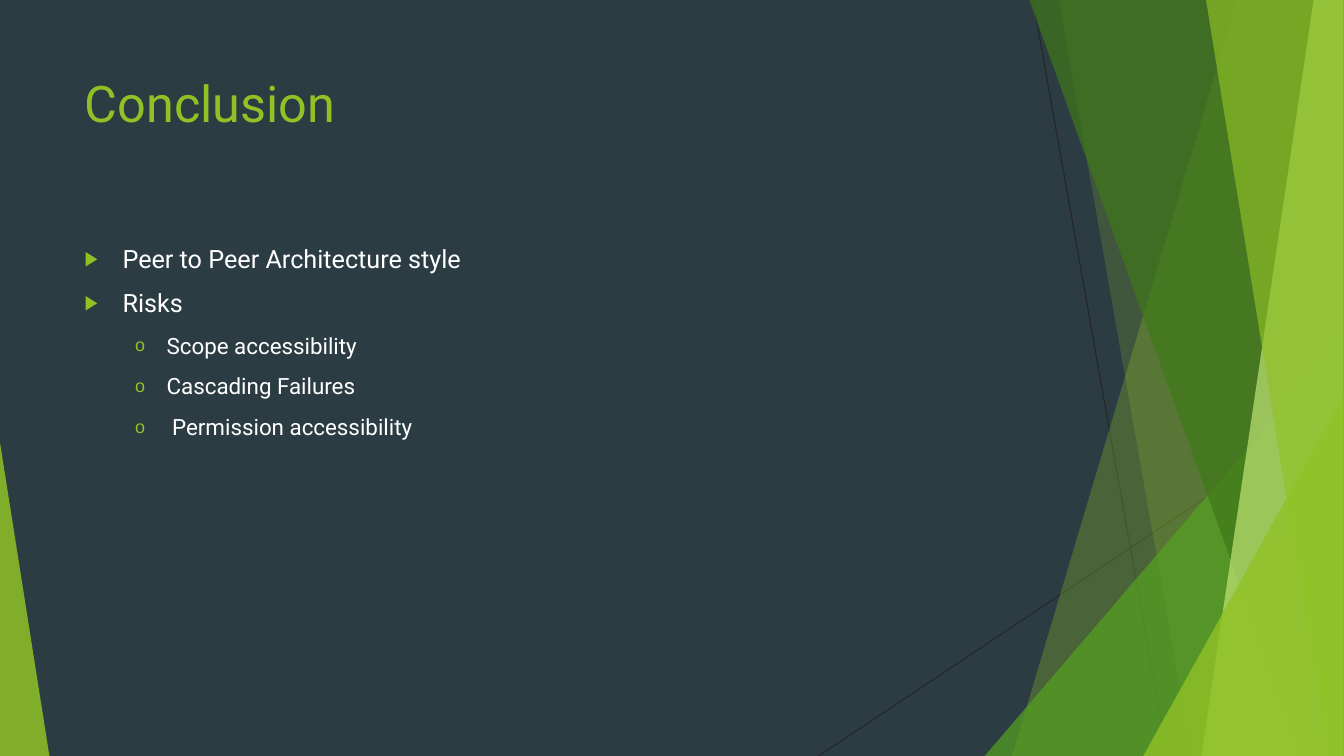
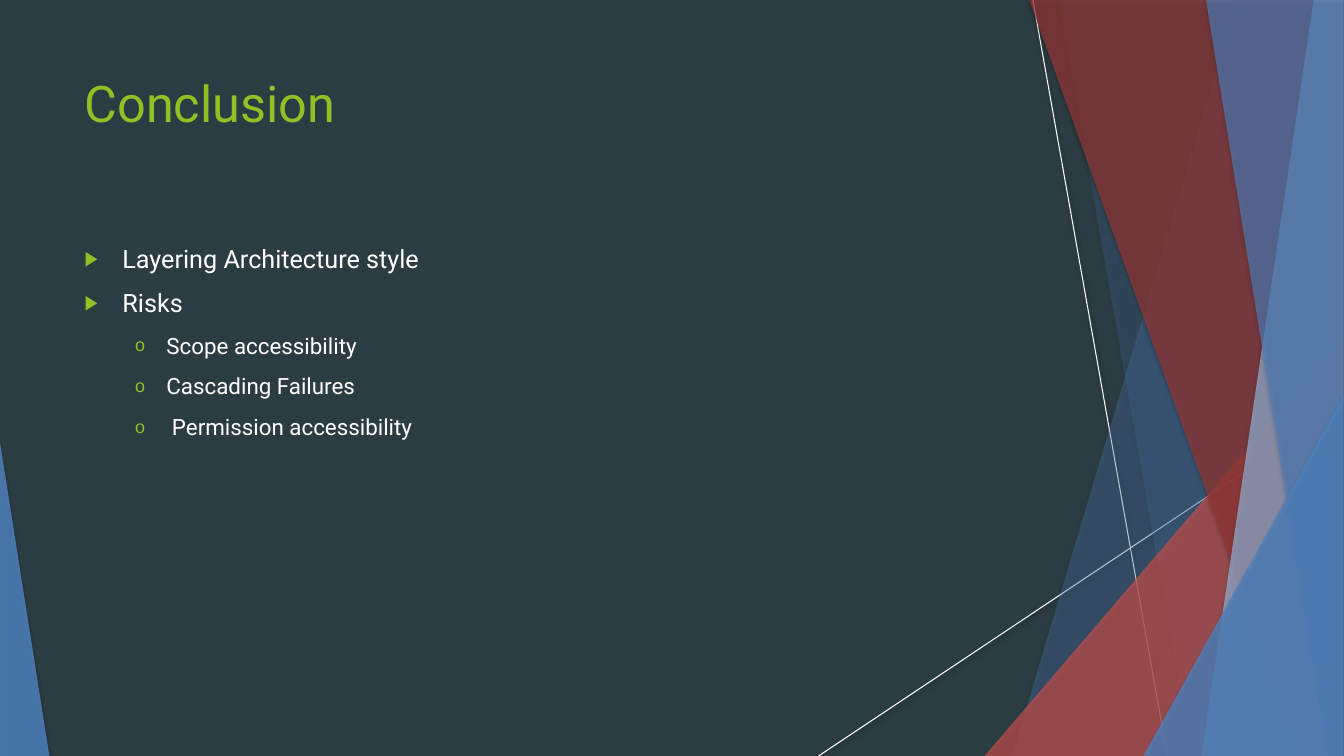
Before and after one commit to NMSU-SDev/team-1, a slide deck: slide 6 of trunk/docs/presentation.pptx. Drawn at 1344x756 pixels with LibreOffice and Linux fonts; fonts in the diff are those of the drawing. Boxes give left, top, right and bottom in pixels: in the first picture for what was removed or moved away, otherwise in the second. Text is boxed around its words. In the diff, an @@ line names an element or a change of style, - is before the commit and + after.

```diff
--- a/trunk/docs/presentation.pptx
+++ b/trunk/docs/presentation.pptx
@@ freeform shape at (x1=1012, y1=0, x2=1344, y2=756): fill #90C226 at 30% opacity to #4F81BD at 30% opacity; shadow on @@
@@ freeform shape at (x1=1029, y1=0, x2=1344, y2=756): fill #3F7819 at 70% opacity to #953735 at 70% opacity; shadow on @@
@@ line (1033, 0) - (1168, 756): stroke #262626 0.75 pt to #FFFFFF 0.74 pt @@
@@ freeform shape at (x1=1059, y1=0, x2=1344, y2=756): fill #90C226 at 20% opacity to #4F81BD at 20% opacity; shadow on; outline redrawn @@
@@ freeform shape at (x1=1202, y1=0, x2=1344, y2=756): fill #C0E474 at 70% opacity to #95B3D7 at 70% opacity; shadow on @@
@@ freeform shape at (x1=1206, y1=0, x2=1344, y2=756): fill #90C226 at 65% opacity to #4F81BD at 65% opacity; shadow on @@
@@ text at (x1=122, y1=249, x2=419, y2=274): text changed @@
-▶ Peer to Peer Architecture style
+▶ Layering Architecture style
@@ triangle at (x1=985, y1=336, x2=1344, y2=756): fill #54A021 at 72% opacity to #C0504D at 72% opacity; shadow on @@
@@ line (1344, 406) - (819, 756): stroke #262626 0.75 pt to #FFFFFF 0.74 pt @@
@@ triangle at (x1=1143, y1=396, x2=1344, y2=756): fill #90C226 at 80% opacity to #4F81BD at 80% opacity; shadow on @@
@@ triangle at (x1=0, y1=443, x2=49, y2=756): fill #90C226 at 85% opacity to #4F81BD at 85% opacity; shadow on @@
```
Also in this commit, not shown: 5 other slides changed, 1 other file.
